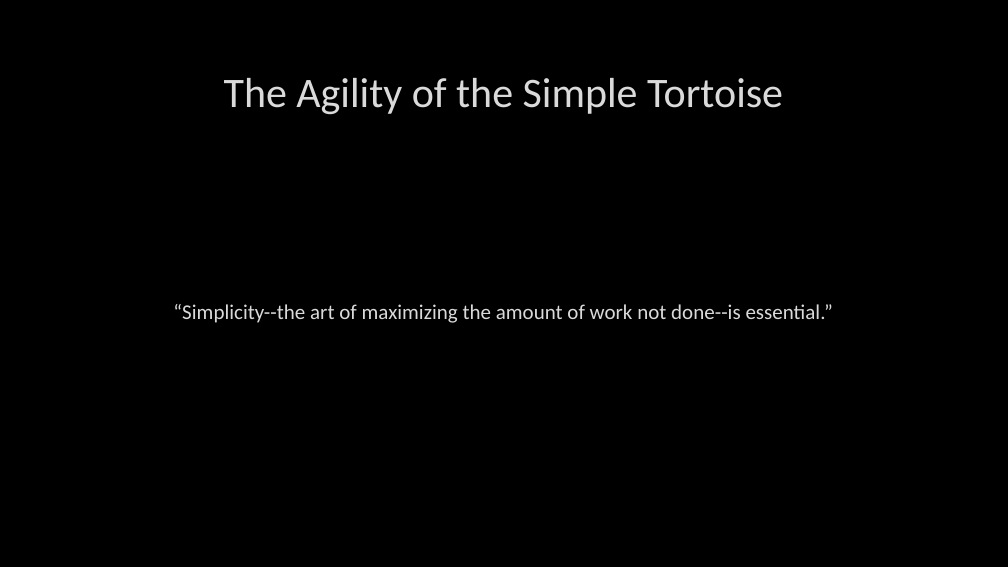
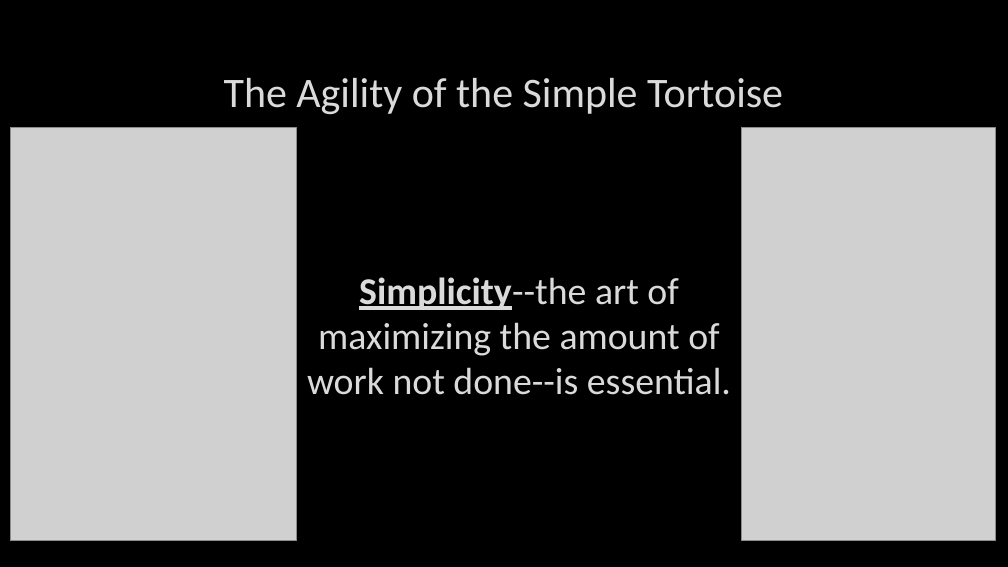
Before and after one commit to jugisahunk/presentations, a slide deck: slide 9 of tortoise-and-hare/tortoise-and-hare.pptx. Drawn at 1008x567 pixels with LibreOffice and Linux fonts; fonts in the diff are those of the drawing; grey boxes stand for pictures; background and template pictures are left out. Boxes give left, top, right and bottom in pixels: in the first picture for what was removed or moved away, otherwise in the second. Text is boxed around its words. In the diff, an @@ line names an element or a change of style, - is before the commit and + after.

```diff
--- a/tortoise-and-hare/tortoise-and-hare.pptx
+++ b/tortoise-and-hare/tortoise-and-hare.pptx
@@ picture added at box(10, 128, 296, 541) @@
@@ picture added at box(742, 128, 996, 541) @@
@@ text at box(307, 277, 731, 395): text changed; size 20 to 36 pt @@
-“Simplicity--the art of maximizing the amount of work not done--is essential.”
+Simplicity--the art of maximizing the amount of work not done--is essential.
```
Also in this commit, not shown: 7 other slides changed, 3 other files.
